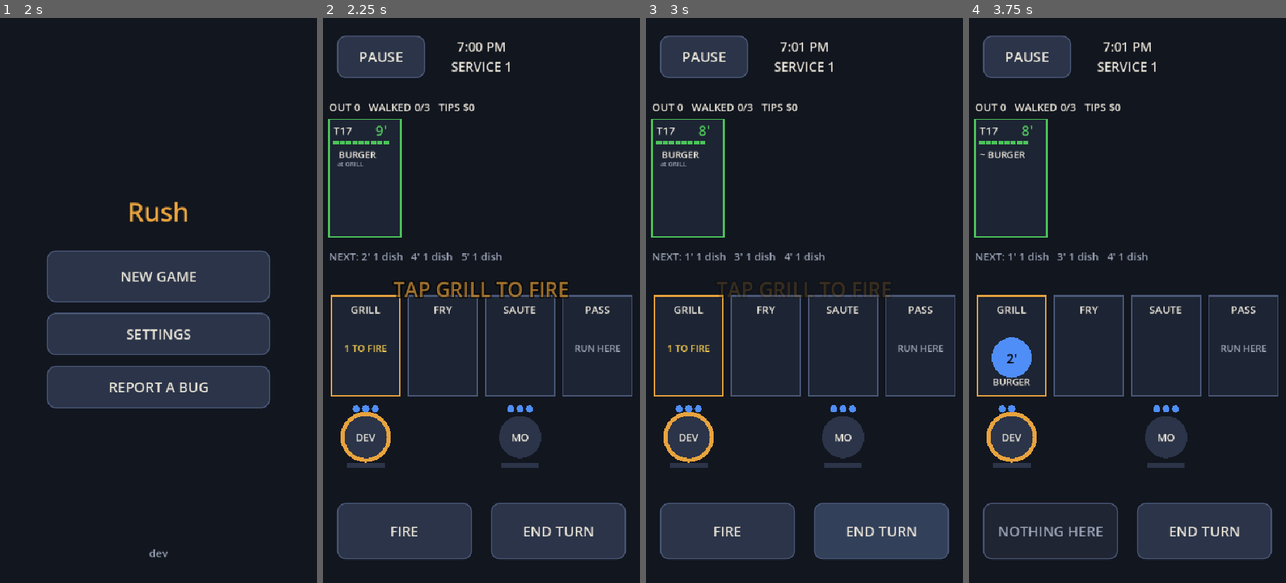
Above: before the commit, frames 1-4 (left to right).
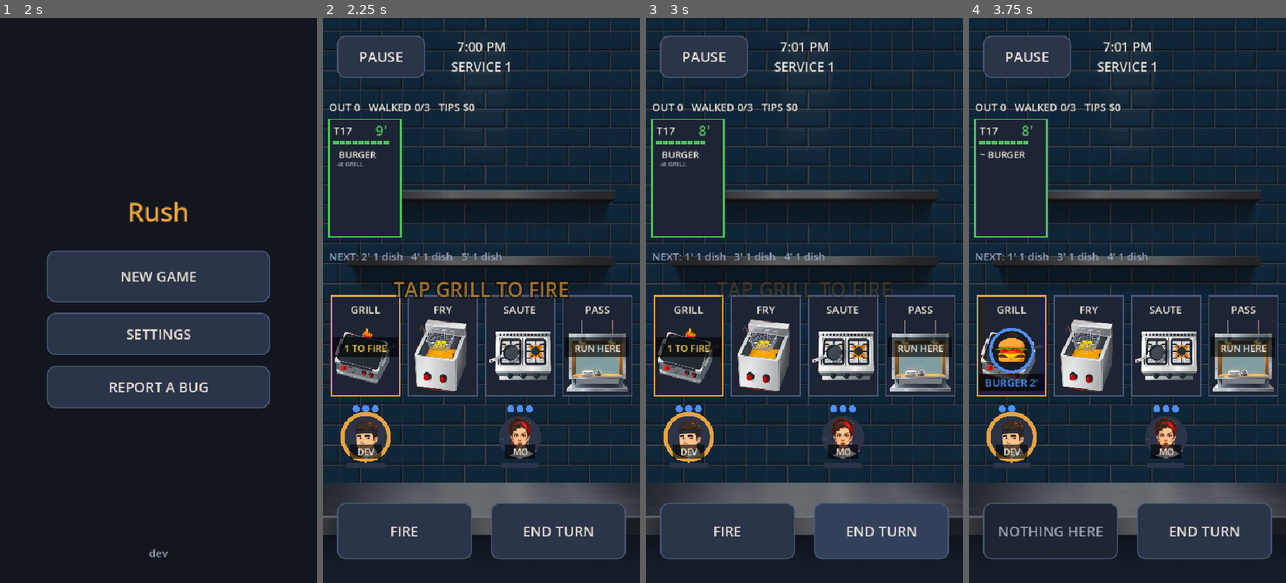
Above: after the commit, the same moments.

Repository: duffpowell-commits/Rush
Game: Godot game, scene res://scenes/boot.tscn
The game is run twice, just before and just after one commit, with the same random seed, the same clock (stepped at 60 frames per second) and the same inputs.
Inputs:
- Up to frame 1 (2 s): click "Skip splash" at 0.5 s; click "SKIP" at 1.25 s
- Up to frame 2 (2.25 s): click "NEW GAME" at 2 s
- Up to frame 3 (3 s): click "END TURN" at 2.75 s
- Up to frame 4 (3.75 s): click "FIRE" at 3.5 s

Frame 1 is identical in both runs. In frame 2, 39% of the frame differs, in the area x 0-100%, y 0-92%; in frame 3, 39%; in frame 4, 40%.

Commit message:
Real art for the one service (style A, flat ink) (#7)
* Real art, part 1: kitchen wall and the four stations

Forge renders in style A (flat ink), cut to transparent PNGs and cleaned
(key spill, a fake brand name on the fryer). The wall sits under a 55% dark
wash so text stays readable; text on art gets a dark plate. Every state a
player reads (pans, clocks, rings) is still drawn in code on top.

Co-Authored-By: Claude Opus 5.5 <noreply@anthropic.com>
Claude-Session: https://claude.ai/code/session_01V3sbxLu4c4oLEvnvp25i9E

* Real art, part 2: cook portraits and dish icons

DEV and MO get round portrait tokens (name on a plate), each pan shows its
dish icon inside the state ring, and a carried plate rides on the cook's
shoulder. Pan state is still spelled out (2', UP!, BURN!) with a thicker ring
before a burn, so colour and art never carry it alone.

Co-Authored-By: Claude Opus 5.5 <noreply@anthropic.com>
Claude-Session: https://claude.ai/code/session_01V3sbxLu4c4oLEvnvp25i9E

* Real art, part 3: fries reroll + art log

Co-Authored-By: Claude Opus 5.5 <noreply@anthropic.com>
Claude-Session: https://claude.ai/code/session_01V3sbxLu4c4oLEvnvp25i9E

---------

Co-authored-by: Claude <noreply@anthropic.com>

Diff:
--- a/scripts/game.gd
+++ b/scripts/game.gd
@@ -18,6 +18,15 @@
 const Coach = preload("res://scripts/coach.gd")
 
 const Kitchen = preload("res://scripts/kitchen.gd")
+## Real art (Forge, style A "flat ink", Nov 25; docs/ART_LOG.md). Code-drawn shapes stay on top
+## for every state a player must read (pans, clocks, rings), so art never carries meaning alone.
+const ART_BG := preload("res://assets/art/bg_line.jpg")
+const ART_STATIONS := [preload("res://assets/art/station_grill.png"), preload("res://assets/art/station_fryer.png"),
+	preload("res://assets/art/station_saute.png"), preload("res://assets/art/station_pass.png")]
+const ART_COOKS := {"DEV": preload("res://assets/art/cook_dev.png"), "MO": preload("res://assets/art/cook_mo.png")}
+const ART_DISHES := {"BURGER": preload("res://assets/art/dish_burger.png"), "STEAK": preload("res://assets/art/dish_steak.png"),
+	"FRIES": preload("res://assets/art/dish_fries.png"), "WINGS": preload("res://assets/art/dish_wings.png"),
+	"PASTA": preload("res://assets/art/dish_pasta.png"), "SCAMPI": preload("res://assets/art/dish_scampi.png")}
 const LIVES := 3             # tables you can walk in one service
 
 ## Live sliders (DEV MENU -> TUNE). Applied when a service starts.
@@ -413,8 +422,31 @@
 			return
 
 
+## Draw a texture inside a box, whole, keeping its shape (letterboxed, centred).
+func _draw_fit(f: Control, tex: Texture2D, box: Rect2) -> void:
+	var sz := tex.get_size()
+	var sc := minf(box.size.x / sz.x, box.size.y / sz.y)
+	var d := sz * sc
+	f.draw_texture_rect(tex, Rect2(box.position + (box.size - d) / 2.0, d), false)
+
+
+## Draw a texture filling a box, cropped to keep its shape.
+func _draw_cover(f: Control, tex: Texture2D, box: Rect2) -> void:
+	var sz := tex.get_size()
+	var sc := maxf(box.size.x / sz.x, box.size.y / sz.y)
+	var src := Rect2((sz - box.size / sc) / 2.0, box.size / sc)
+	f.draw_texture_rect_region(tex, box, src)
+
+
+## A dark plate behind text that sits on art.
+func _plate(f: Control, box: Rect2) -> void:
+	f.draw_rect(box, Color(0, 0, 0, 0.62))
+
+
 func _draw_field(f: Control) -> void:
 	f.draw_rect(Rect2(Vector2.ZERO, f.size), UI.BG)
+	_draw_cover(f, ART_BG, Rect2(Vector2.ZERO, f.size))
+	f.draw_rect(Rect2(Vector2.ZERO, f.size), Color(UI.BG, 0.55))   # keeps text and pieces on top readable
 	var font := ThemeDB.fallback_font
 	var low: bool = _settings.get_value("low_graphics")
 	var ink := UI.ink()
@@ -464,6 +496,7 @@
 		var here: bool = k.crew[sel].at == i
 		f.draw_rect(r, UI.panel_color())
 		f.draw_rect(r, UI.ACCENT if here else Color("4a5878"), false, 3.0 if here else 2.0)
+		_draw_fit(f, ART_STATIONS[i], Rect2(r.position + Vector2(6, 40), r.size - Vector2(12, 46)))
 		f.draw_string(font, r.position + Vector2(0, 30), Kitchen.STATIONS[i], HORIZONTAL_ALIGNMENT_CENTER, r.size.x, UI.font_size(18), ink)
 		if i < k.pans.size() and not k.pans[i].is_empty():
 			var p: Dictionary = k.pans[i]
@@ -472,12 +505,14 @@
 			var tone := ("bad" if burning else "warn") if up else "info"
 			if not low and up:
 				f.draw_circle(r.get_center() + Vector2(0, 20), 46.0, Color(UI.key(tone), 0.2))
-			f.draw_circle(r.get_center() + Vector2(0, 20), 34.0, UI.key(tone))
-			if burning:   # shape cue, not colour alone: a thick ring the turn before it burns
-				f.draw_arc(r.get_center() + Vector2(0, 20), 40.0, 0.0, TAU, 32, UI.key("bad"), 5.0)
-			f.draw_string(font, r.position + Vector2(0, r.size.y - 18), p.dish, HORIZONTAL_ALIGNMENT_CENTER, r.size.x, UI.font_size(16), ink)
-			f.draw_string(font, r.get_center() + Vector2(-30, 30), ("BURN!" if burning else "UP!") if up else "%d'" % p.left,
-				HORIZONTAL_ALIGNMENT_CENTER, 60, UI.font_size(22), Color.BLACK)
+			var pc := r.get_center() + Vector2(0, 8)
+			f.draw_circle(pc, 36.0, Color(0.08, 0.09, 0.12, 0.85))
+			f.draw_arc(pc, 36.0, 0.0, TAU, 40, UI.key(tone), 9.0 if burning else 5.0)   # thick ring the turn before it burns
+			_draw_fit(f, ART_DISHES[p.dish], Rect2(pc - Vector2(28, 28), Vector2(56, 56)))
+			# State in words, not colour alone: 2' cooking, UP! ready, BURN! about to burn.
+			_plate(f, Rect2(r.position.x + 4, r.end.y - 38, r.size.x - 8, 30))
+			f.draw_string(font, r.position + Vector2(0, r.size.y - 16), ("BURN!" if burning else "UP!") if up else "%s %d'" % [p.dish, p.left],
+				HORIZONTAL_ALIGNMENT_CENTER, r.size.x, UI.font_size(18), UI.key(tone))
 		elif i < k.pans.size():
 			var waiting := 0
 			for t in k.tickets:
@@ -485,10 +520,12 @@
 					if it.state == "wait" and Kitchen.DISHES[it.dish].st == i:
 						waiting += 1
 			if waiting > 0:   # work waiting here: what to FIRE, and how much
+				_plate(f, Rect2(r.position.x + 4, r.get_center().y - 14, r.size.x - 8, 32))
 				f.draw_string(font, r.get_center() + Vector2(-r.size.x / 2, 10), "%d TO FIRE" % waiting,
 					HORIZONTAL_ALIGNMENT_CENTER, r.size.x, UI.font_size(16), UI.key("warn"))
 		elif i == Kitchen.PASS_IX:
-			f.draw_string(font, r.get_center() + Vector2(-r.size.x / 2, 10), "RUN HERE", HORIZONTAL_ALIGNMENT_CENTER, r.size.x, UI.font_size(16), UI.DIM)
+			_plate(f, Rect2(r.position.x + 4, r.get_center().y - 14, r.size.x - 8, 32))
+			f.draw_string(font, r.get_center() + Vector2(-r.size.x / 2, 10), "RUN HERE", HORIZONTAL_ALIGNMENT_CENTER, r.size.x, UI.font_size(16), ink)
 	# --- crew
 	for c in k.crew.size():
 		var cr: Dictionary = k.crew[c]
@@ -498,14 +535,20 @@
 		if c == sel:
 			f.draw_circle(pos, COOK_R + 7.0, UI.ACCENT)
 		f.draw_circle(pos, COOK_R, Color("2b3448"))
-		f.draw_string(font, pos + Vector2(-COOK_R, 7), cr.name, HORIZONTAL_ALIGNMENT_CENTER, COOK_R * 2, UI.font_size(18), ink)
+		if ART_COOKS.has(cr.name):
+			f.draw_texture_rect(ART_COOKS[cr.name], Rect2(pos - Vector2(COOK_R, COOK_R), Vector2(COOK_R, COOK_R) * 2.0), false)
+			_plate(f, Rect2(pos.x - 26, pos.y + COOK_R - 22, 52, 22))
+			f.draw_string(font, pos + Vector2(-COOK_R, COOK_R - 5), cr.name, HORIZONTAL_ALIGNMENT_CENTER, COOK_R * 2, UI.font_size(15), ink)
+		else:
+			f.draw_string(font, pos + Vector2(-COOK_R, 7), cr.name, HORIZONTAL_ALIGNMENT_CENTER, COOK_R * 2, UI.font_size(18), ink)
 		for a in cr.ap:   # action pips
 			f.draw_circle(pos + Vector2(-16 + a * 16, -COOK_R - 12), 6.0, UI.key("info"))
 		var sw := 64.0
 		var frac := float(cr.stress) / k.stress_cap
 		f.draw_rect(Rect2(pos.x - sw / 2, pos.y + COOK_R + 8, sw, 8), Color("2b3448"))
 		f.draw_rect(Rect2(pos.x - sw / 2, pos.y + COOK_R + 8, sw * frac, 8), UI.key("bad" if frac >= 0.6 else "warn"))
-		if not cr.hand.is_empty():
+		if not cr.hand.is_empty():   # the plate in hand, on the cook's shoulder, plus its name
+			_draw_fit(f, ART_DISHES[cr.hand.dish], Rect2(pos + Vector2(COOK_R - 18, -COOK_R - 6), Vector2(40, 40)))
 			f.draw_string(font, pos + Vector2(-60, COOK_R + 40), "> " + cr.hand.dish, HORIZONTAL_ALIGNMENT_CENTER, 120, UI.font_size(15), UI.key("good"))
 	var gone: Array = k.crew.filter(func(cr): return cr.out).map(func(cr): return cr.name)
 	if not gone.is_empty():
Binary file added: assets/art/bg_line.jpg
Not shown, added: assets/art/bg_line.jpg.import
Binary file added: assets/art/cook_dev.png
Not shown, added: assets/art/cook_dev.png.import
Binary file added: assets/art/cook_mo.png
Not shown, added: assets/art/cook_mo.png.import
Binary file added: assets/art/dish_burger.png
Not shown, added: assets/art/dish_burger.png.import
Binary file added: assets/art/dish_fries.png
Not shown, added: assets/art/dish_fries.png.import
Binary file added: assets/art/dish_pasta.png
Not shown, added: assets/art/dish_pasta.png.import
(and 39 more such lines)
